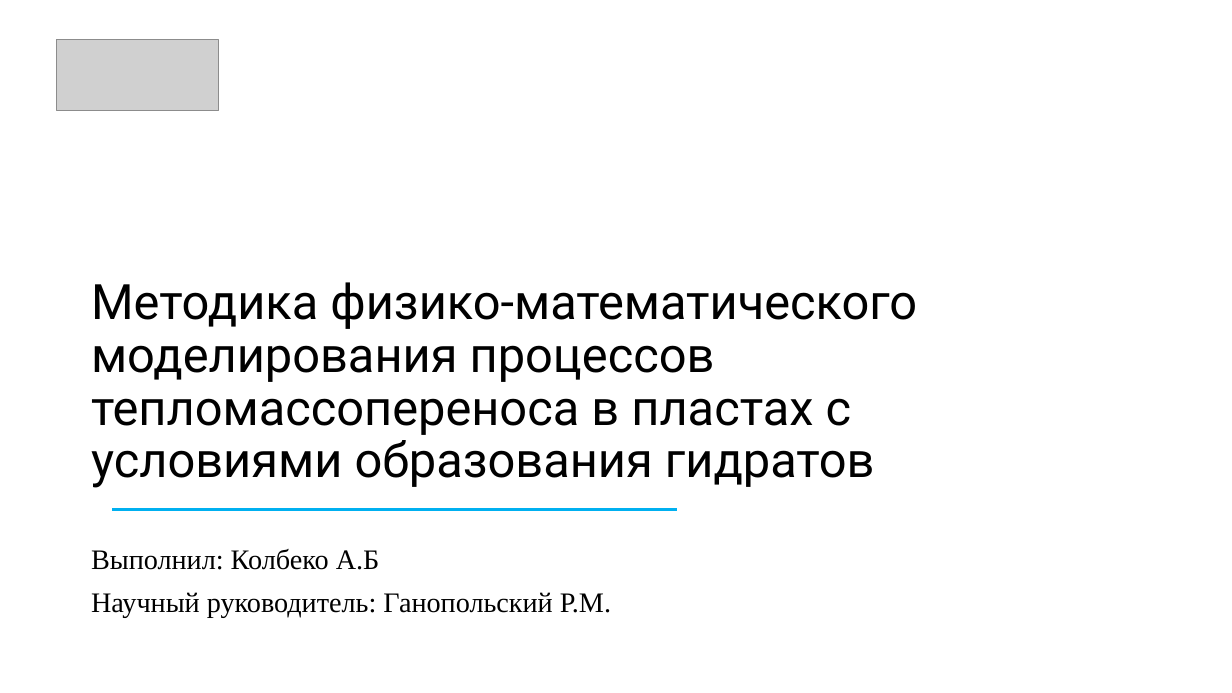
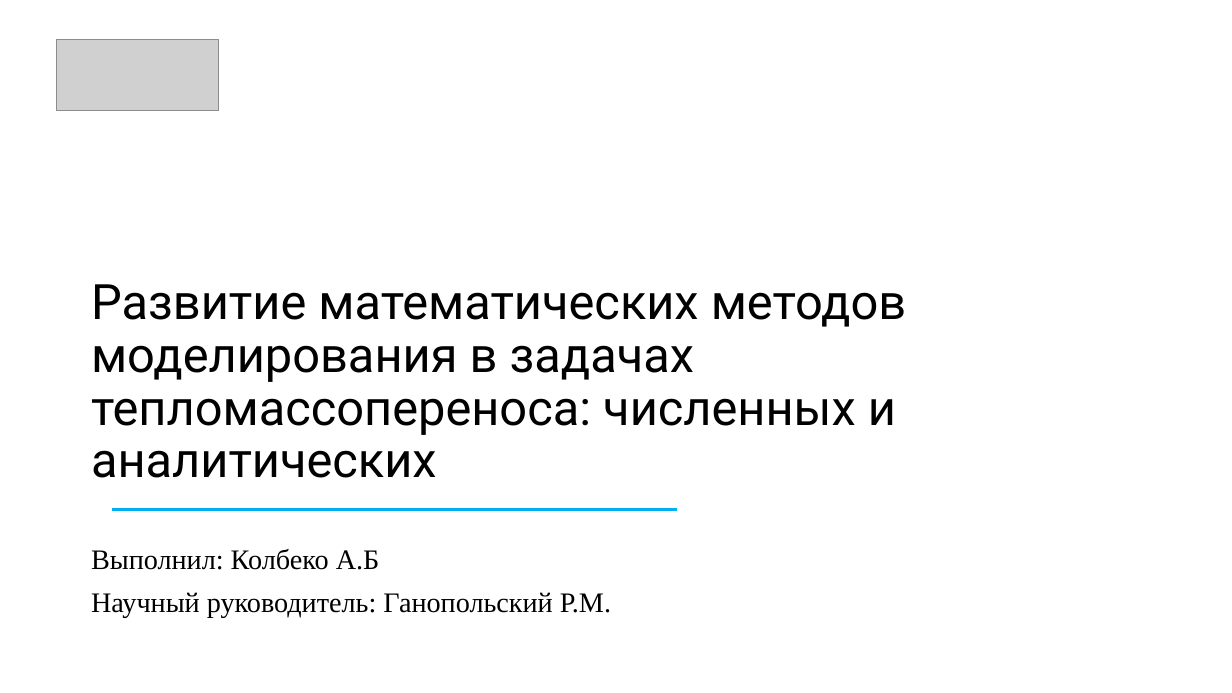
Before and after one commit to AlxndrKlbk/PhD_scriptorium, a slide deck: slide 1 of my_articles/3_course/автореферат/Kolbeko_AB.pptx. Drawn at 1232x693 pixels with LibreOffice and Linux fonts; fonts in the diff are those of the drawing; grey boxes stand for pictures; background and template pictures are left out. Boxes give left, top, right and bottom in pixels: in the first picture for what was removed or moved away, otherwise in the second. Text is boxed around its words. In the diff, an @@ line names an element or a change of style, - is before the commit and + after.

```diff
--- a/my_articles/3_course/автореферат/Kolbeko_AB.pptx
+++ b/my_articles/3_course/автореферат/Kolbeko_AB.pptx
@@ title at bbox=[91, 284, 907, 478]: text changed @@
-Методика физико-математического моделирования процессов тепломассопереноса в пластах с условиями образования гидратов
+Развитие математических методов моделирования в задачах тепломассопереноса: численных и аналитических
```
Also in this commit, not shown: 9 other slides changed, 7 slides added, 2 slides removed, 3 other files.
